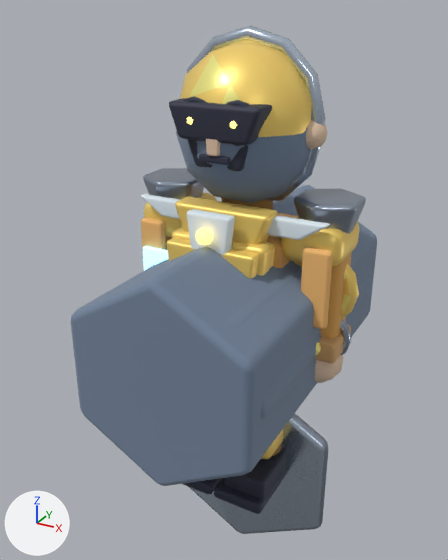
The Blender file assets-source/blender/characters/engineer.blend, before and after one commit.
Before and after are seen from a 50 mm lens placed at (1.16, -2.33, 2.15), pointed at (-0.13, 0.02, 0.98). Every picture has the same lights, and +X, +Y and +Z are marked at lower left. The older version comes first.

Before the edit, the objects in view are built like this:
```python
ob_arm_l = bpy.data.objects.new('arm.L', me_cube_373)
ob_arm_l.location = (-0.38, 0.0, 1.02)
ob_arm_l.rotation_euler = (1.571, 0.0, 0.0)  # degrees (90, 0, 0)
ob_arm_r = bpy.data.objects.new('arm.R', me_cube_374)
ob_arm_r.location = (0.38, 0.0, 1.02)
ob_arm_r.rotation_euler = (1.571, 0.0, 0.0)  # degrees (90, 0, 0)
ob_arm_r_cuff = bpy.data.objects.new('arm.R.cuff', me_cube_385)
ob_arm_r_cuff.location = (0.39, -0.02, 0.82)
ob_arm_r_cuff.rotation_euler = (1.571, 0.0, 0.0)  # degrees (90, 0, 0)
ob_armpanel_l = bpy.data.objects.new('armPanel.L', me_cube_395)
ob_armpanel_l.location = (-0.39, -0.16, 1.12)
ob_armpanel_l.rotation_euler = (1.571, 0.0, 0.0)  # degrees (90, 0, 0)
ob_armpanel_r = bpy.data.objects.new('armPanel.R', me_cube_397)
ob_armpanel_r.location = (0.39, -0.16, 1.12)
ob_armpanel_r.rotation_euler = (1.571, 0.0, 0.0)  # degrees (90, 0, 0)
ob_neckguard = bpy.data.objects.new('neckGuard', me_cylinder_042)
ob_neckguard.location = (0.0, 0.0, 1.38)
ob_neckguard.rotation_euler = (3.142, 0.0, 0.0)  # degrees (180, 0, 0)
ob_torso = bpy.data.objects.new('torso', me_cube_361)
ob_torso.location = (0.0, 0.0, 0.98)
ob_torso.rotation_euler = (1.571, 0.0, 0.0)  # degrees (90, 0, 0)
ob_torsobackyoke = bpy.data.objects.new('torsoBackYoke', me_torsobackyokemesh_007)
ob_torsobackyoke.location = (0.0, 0.2, 0.0)
ob_torsobackyoke.rotation_euler = (1.571, 0.0, 0.0)  # degrees (90, 0, 0)
ob_weapon_handle = bpy.data.objects.new('weapon.handle', me_cylinder_043)
ob_weapon_handle.location = (0.0, 0.0, 0.0)
ob_weapon_handle.rotation_euler = (1.571, 0.0, 0.0)  # degrees (90, 0, 0)
# also in view: 'bootSole.R' at (0.13, -0.12, 0.04); 'chinGuard' at (0.0, -0.22, 1.63); 'LOD2_PROXY_body' at (0.0, 0.0, 0.84); 'allyCollarTab' at (0.0, -0.32, 1.34); 'shoulder.R' at (0.34, 0.0, 1.28)
```
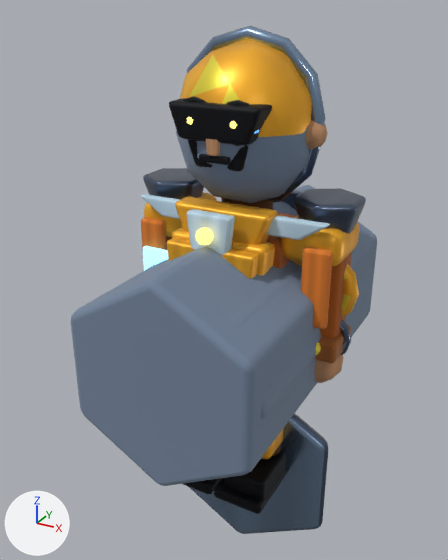
Where the change shows, as pixel boxes [x1, y1, x2, y2] in the pictures (448 x 560 px):
'crest.hardhat', surface changed (yellow to orange): [180, 39, 312, 137] in both
'weapon.handle', surface changed (darker): [189, 413, 328, 534] in both
'helmetBrow', surface changed (darker): [169, 98, 272, 146] in both
'engineerHelmetBand', surface changed (grey to blue): [187, 26, 326, 125] in both
'shoulderCap.1', surface changed (darker): [294, 188, 366, 234] in both
'collarFront', surface changed (yellow to orange): [175, 196, 278, 244] in both
'armPanel.R', surface changed (orange to brown): [301, 247, 333, 329] in both
'shoulder.R', surface changed (yellow to brown): [280, 216, 359, 267] in both
'allyShoulderTrim', surface changed: [141, 194, 330, 240] in both
'bootToe.R', surface changed: [224, 450, 286, 500] in both
'shoulderCap.-1', surface changed (darker): [143, 168, 204, 200] in both
'allyCollarTab', surface changed: [187, 209, 235, 255] in both
'arm.R', surface changed (darker): [320, 252, 352, 338] in both
'bootSole.R', surface changed (darker): [214, 470, 286, 514] in both
'torsoFrontShell', surface changed (yellow to orange): [172, 227, 272, 276] in both
'armPanel.L', surface changed (darker): [141, 217, 166, 270] in both
'torsoPanel.R', surface changed (yellow to orange): [221, 249, 259, 279] in both
'toolRing', surface changed (darker): [294, 261, 359, 318] in both
'arm.R.cuff', surface changed (darker): [315, 324, 351, 363] in both
'crest.hardhatRim', surface changed: [268, 82, 320, 201] in both
'shoulder.L', surface changed (darker): [144, 192, 217, 237] in both
'chinGuard', surface changed (darker): [188, 139, 248, 172] in both
'glove.R', surface changed (darker): [315, 355, 344, 383] in both
'ear.R', surface changed (beige to brown): [306, 120, 328, 149] in both
'torsoPanel.L', surface changed (yellow to orange): [166, 238, 195, 261] in both
'torso', surface changed (darker): [266, 235, 291, 268] in both
'bootSole.L', surface changed: [184, 478, 222, 494] in both
'neckGuard', surface changed (darker): [221, 198, 273, 210] in both
'faceMouthPlate', surface changed (darker): [199, 154, 231, 165] in both
'wristBand.R', surface changed (darker): [340, 319, 351, 355] in both
'faceNoseBridge', surface changed (beige to brown): [206, 139, 220, 156] in both
'knee.R', surface changed: [261, 430, 283, 459] in both
'pack.engineerFrame', added (mostly hidden): after [273, 190, 303, 210]
'faceSocket.R', surface changed: [226, 100, 258, 146] in both
'faceSocket.L', surface changed: [183, 96, 206, 142] in both
'torsoShell', surface changed: [267, 242, 275, 269] in both
'torsoBackYoke', surface changed: [277, 213, 296, 218] in both
'arm.R.fastener', surface changed: [315, 342, 321, 355] in both
'arm.L', surface changed: [166, 236, 172, 250] in both

The change, as a list of edits to the scene's bpy script:
```text
Change mat_mat_engineer_cloth:
    where n3 = _N.new('ShaderNodeMix'); n3.name = 'ArtTint Multiply'
    remove n3.inputs[6].default_value = (0.72, 0.38, 0.1, 1.0)  # 'A', orange #dda659
    add n4 = _N.new('ShaderNodeTexImage'); n4.name = 'ArtSurfaceTexture'
    add n4.image = img_art_paint_mat_engineer_cloth
    add _L.new(n4.outputs[0], n3.inputs[6])  # 'Color' to 'A'
Change mat_mat_engineer_clothlight:
    where n3 = _N.new('ShaderNodeMix'); n3.name = 'ArtTint Multiply'
    remove n3.inputs[6].default_value = (0.9, 0.498, 0.168, 1.0)  # 'A', orange #f3bb72
    add n4 = _N.new('ShaderNodeTexImage'); n4.name = 'ArtSurfaceTexture'
    add n4.image = img_art_paint_mat_engineer_clothlight
    add _L.new(n4.outputs[0], n3.inputs[6])  # 'Color' to 'A'
Change mat_mat_engineer_leatherlight:
    where n3 = _N.new('ShaderNodeMix'); n3.name = 'ArtTint Multiply'
    remove n3.inputs[6].default_value = (0.642, 0.376, 0.158, 1.0)  # 'A', beige #d2a56f
    add n4 = _N.new('ShaderNodeTexImage'); n4.name = 'ArtSurfaceTexture'
    add n4.image = img_art_paint_mat_engineer_leatherlight
    add _L.new(n4.outputs[0], n3.inputs[6])  # 'Color' to 'A'
Change mat_mat_engineer_accent:
    where n3 = _N.new('ShaderNodeMix'); n3.name = 'ArtTint Multiply'
    remove n3.inputs[6].default_value = (1.0, 0.72, 0.18, 1.0)  # 'A', yellow #ffdd76
    add n4 = _N.new('ShaderNodeTexImage'); n4.name = 'ArtSurfaceTexture'
    add n4.image = img_art_paint_mat_engineer_accent
    add _L.new(n4.outputs[0], n3.inputs[6])  # 'Color' to 'A'
Change mat_mat_engineer_highlight:
    where n3 = _N.new('ShaderNodeMix'); n3.name = 'ArtTint Multiply'
    remove n3.inputs[6].default_value = (1.0, 0.93, 0.292, 1.0)  # 'A', yellow #fff793
    add n4 = _N.new('ShaderNodeTexImage'); n4.name = 'ArtSurfaceTexture'
    add n4.image = img_art_paint_mat_engineer_highlight
    add _L.new(n4.outputs[0], n3.inputs[6])  # 'Color' to 'A'
Change mat_mat_engineer_metal:
    where n3 = _N.new('ShaderNodeMix'); n3.name = 'ArtTint Multiply'
    remove n3.inputs[6].default_value = (0.34, 0.4, 0.5, 1.0)  # 'A', grey #9eaabc
    add n4 = _N.new('ShaderNodeTexImage'); n4.name = 'ArtSurfaceTexture'
    add n4.image = img_art_paint_mat_engineer_metal
    add _L.new(n4.outputs[0], n3.inputs[6])  # 'Color' to 'A'
Change mat_mat_engineer_metallight:
    where n3 = _N.new('ShaderNodeMix'); n3.name = 'ArtTint Multiply'
    remove n3.inputs[6].default_value = (0.56, 0.66, 0.78, 1.0)  # 'A', pale blue #c5d4e5
    add n4 = _N.new('ShaderNodeTexImage'); n4.name = 'ArtSurfaceTexture'
    add n4.image = img_art_paint_mat_engineer_metallight
    add _L.new(n4.outputs[0], n3.inputs[6])  # 'Color' to 'A'
Change mat_mat_engineer_skin:
    where n3 = _N.new('ShaderNodeMix'); n3.name = 'ArtTint Multiply'
    remove n3.inputs[6].default_value = (0.78, 0.58, 0.42, 1.0)  # 'A', beige #e5c8ad
    add n4 = _N.new('ShaderNodeTexImage'); n4.name = 'ArtSurfaceTexture'
    add n4.image = img_art_paint_mat_engineer_skin
    add _L.new(n4.outputs[0], n3.inputs[6])  # 'Color' to 'A'
Change mat_mat_engineer_dark:
    where n3 = _N.new('ShaderNodeMix'); n3.name = 'ArtTint Multiply'
    remove n3.inputs[6].default_value = (0.045, 0.05, 0.08, 1.0)  # 'A', greyish blue #3c3f50
    add n4 = _N.new('ShaderNodeTexImage'); n4.name = 'ArtSurfaceTexture'
    add n4.image = img_art_paint_mat_engineer_dark
    add _L.new(n4.outputs[0], n3.inputs[6])  # 'Color' to 'A'
Change mat_mat_engineer_snow:
    where n3 = _N.new('ShaderNodeMix'); n3.name = 'ArtTint Multiply'
    remove n3.inputs[6].default_value = (0.78, 0.9, 0.98, 1.0)  # 'A', pale blue #e5f3fd
    add n4 = _N.new('ShaderNodeTexImage'); n4.name = 'ArtSurfaceTexture'
    add n4.image = img_art_paint_mat_engineer_snow
    add _L.new(n4.outputs[0], n3.inputs[6])  # 'Color' to 'A'
Add ob_pack_engineerframe:
    ob_pack_engineerframe = bpy.data.objects.new('pack.engineerFrame', me_cube_411)  # a box spanning x -0.23..0.23, y -0.32..0.32, z -0.03..0.03; modifiers BEVEL, WEIGHTED_NORMAL
    ob_pack_engineerframe.location = (0.0, 0.4, 1.02)
    ob_pack_engineerframe.rotation_euler = (1.571, 0.0, 0.0)  # degrees (90, 0, 0)
```
